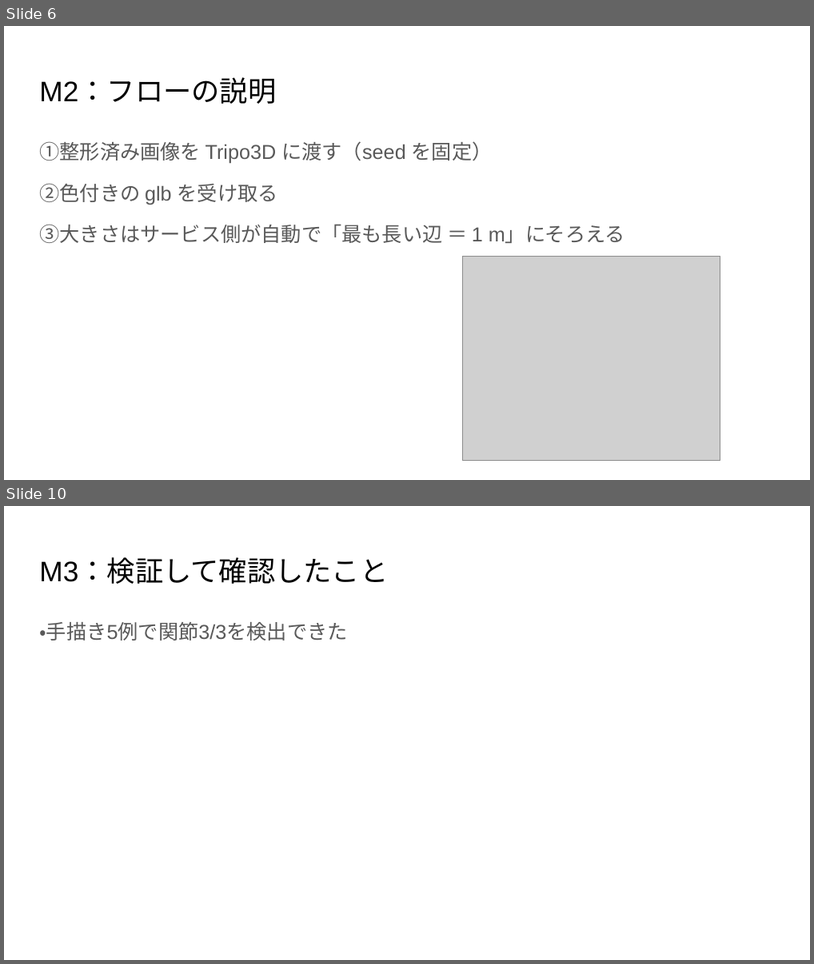
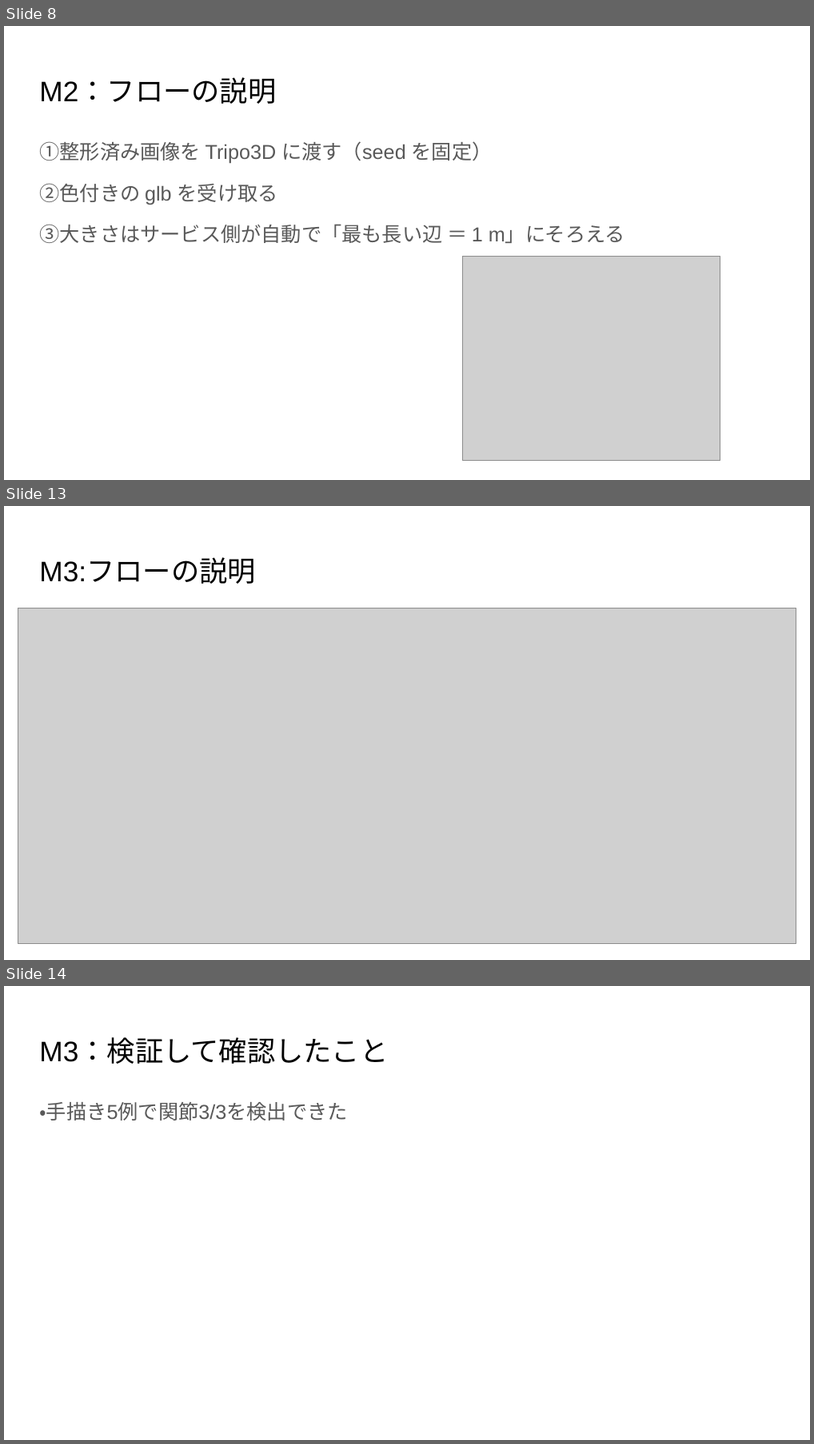
Before and after one commit to 233301koshiro/StackelbergPPO, a slide deck: docs/研究応用/執筆/システムフロー解説(M1~M7).pptx. Shown one above the other, each under a label of ours: slides 6 and 10 before the commit, slides 8, 13 and 14 after it; the slides between them are not shown. The pictures are 814x964 and 814x1444 pixels, drawn with LibreOffice and Linux fonts; fonts in the diff are those of the drawing; grey boxes stand for pictures. Boxes give left, top, right and bottom in pixels: in the first picture for what was removed or moved away, otherwise in the second. Text is boxed around its words. In the diff, an @@ line names an element or a change of style, - is before the commit and + after.

```diff
--- a/docs/研究応用/執筆/システムフロー解説(M1~M7).pptx
+++ b/docs/研究応用/執筆/システムフロー解説(M1~M7).pptx
@@ slide 13 added at [4, 506, 810, 960], background #FFFFFF @@
@@ title added at [39, 558, 255, 584], 25.2 pt, text #000000 @@
+M3:フローの説明
@@ picture added at [18, 608, 797, 943] @@
@@ what was slide 6 is now slide 8 @@
@@ what was slide 10 is now slide 14 @@
```
Also in this commit, not shown: 14 slides changed, 5 other slides added, 10 other files.
